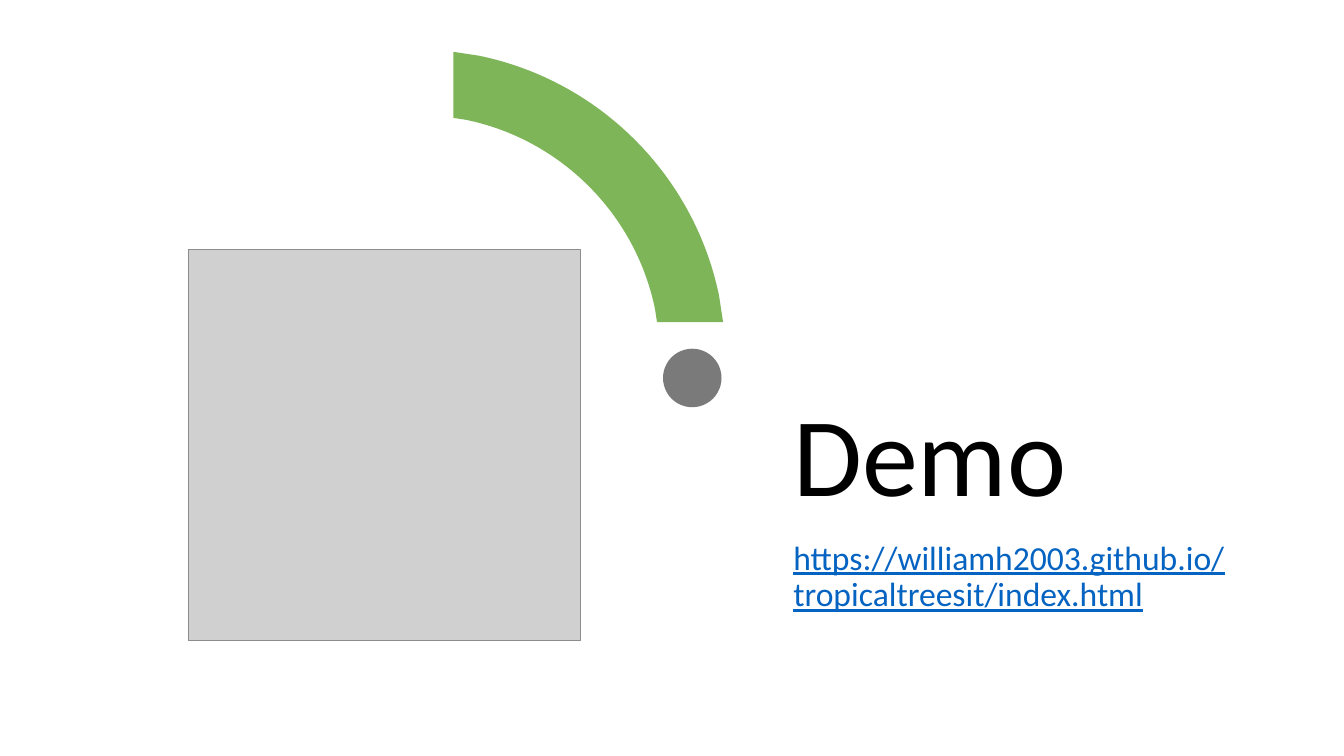
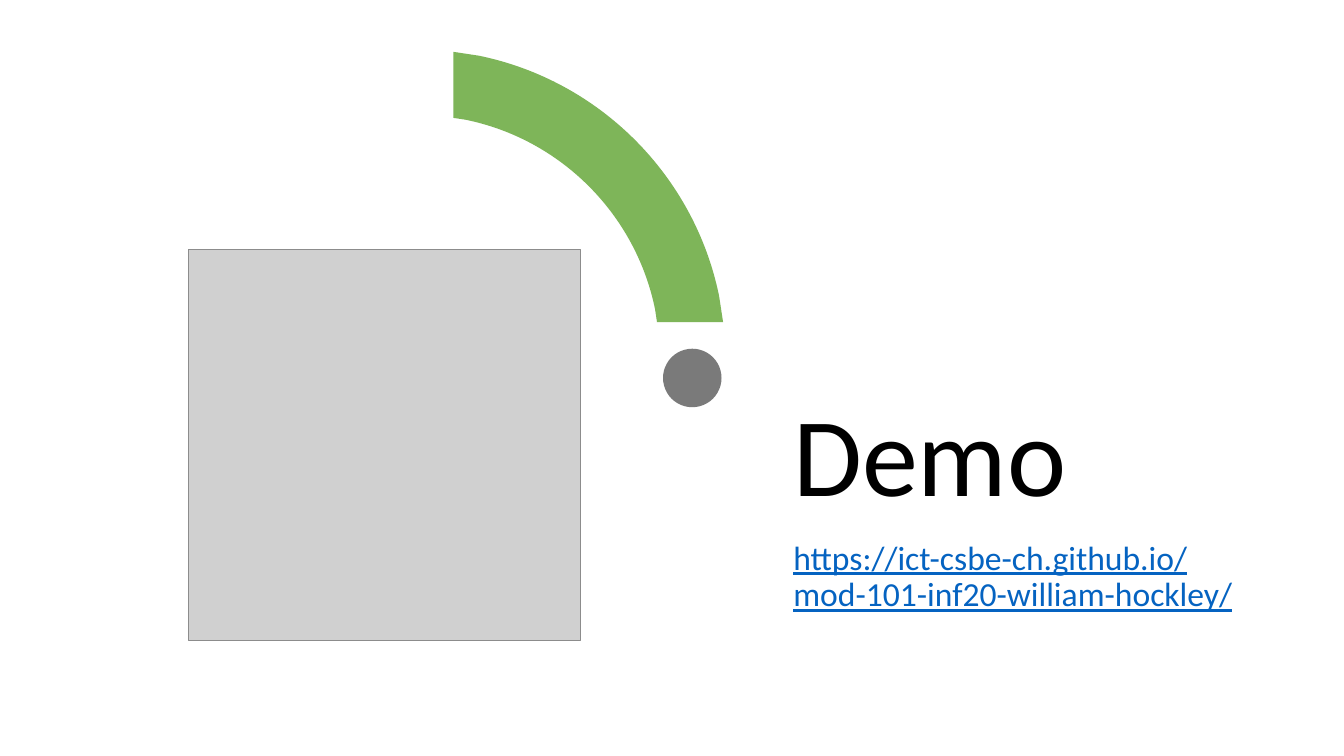
Before and after one commit to ict-csbe-ch/mod-101-inf20-william-hockley, a slide deck: slide 6 of Doc/Power Point Projeckt.pptx. Drawn at 1344x756 pixels with LibreOffice and Linux fonts; fonts in the diff are those of the drawing; grey boxes stand for pictures. Boxes give left, top, right and bottom in pixels: in the first picture for what was removed or moved away, otherwise in the second. Text is boxed around its words. In the diff, an @@ line names an element or a change of style, - is before the commit and + after.

```diff
--- a/Doc/Power Point Projeckt.pptx
+++ b/Doc/Power Point Projeckt.pptx
@@ text at (793,546,1232,612): text changed @@
-https://williamh2003.github.io/tropicaltreesit/index.html
+https://ict-csbe-ch.github.io/mod-101-inf20-william-hockley/
```
Also in this commit, not shown: 1 other file.
